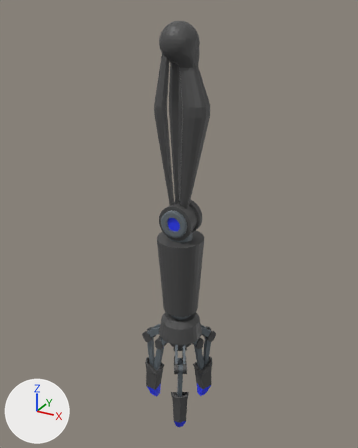
An edit to the Blender file Assets/RobotParts/Attachment/GrabArm/grabarmmodel.blend, drawn before and after from the same camera.
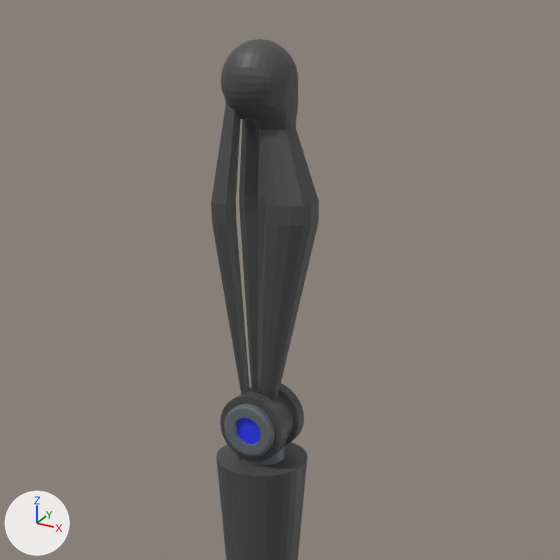
Old and new are each drawn whole from a 50 mm lens placed at (5.51, -9.91, 0.6), pointed at (-0.07, 0.24, -4.47) and again close up on the part from 12% to 94% of the width and 0% to 65% of the height. Every picture has the same lights, and +X, +Y and +Z are marked at lower left.

Names of what the first close-up shows: 'Bicep', 'ForeArm'.
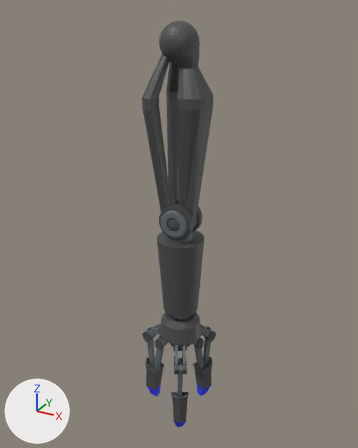
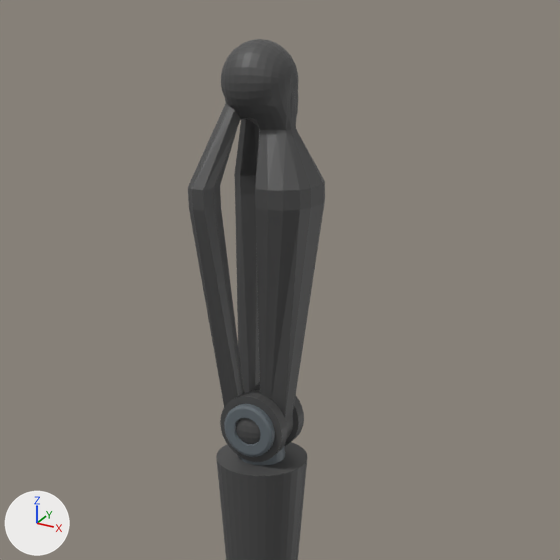
Boxes [x1, y1, x2, y2] around the edits, measured in the close-ups (560 x 560 px; the box of a moved part takes in the faces that stretch with it):
'Bicep', reshaped (27% wider, 12% taller): before [211, 39, 319, 401]; after [188, 39, 325, 444]
part 1 of me_sphere_004, moved or reshaped: before [211, 103, 319, 398]; after [188, 103, 325, 444]

What the commit changed:
me_sphere_004 is used by ob_bicep; location (0.0, 0.0, 4.07).
me_sphere_004 had 1008 vertices, 1074 faces and spanned x -0.36..0.8, y -0.49..0.49, z -8.51..-3.75.
me_sphere_004 now has 1008 vertices, 1074 faces and spans x -0.51..0.82, y -0.79..0.79, z -8.69..-3.75.
me_sphere_004 part 1: 534 of 1008 vertices moved; they spanned x -0.36..0.8, y -0.49..0.49, z -8.51..-5.47 and now span x -0.51..0.82, y -0.79..0.79, z -8.69..-5.27; mean shift (-0.01, 0.0, -0.01); largest move (-0.1, 0.49, -5.48) -> (-0.21, 0.79, -5.28).
